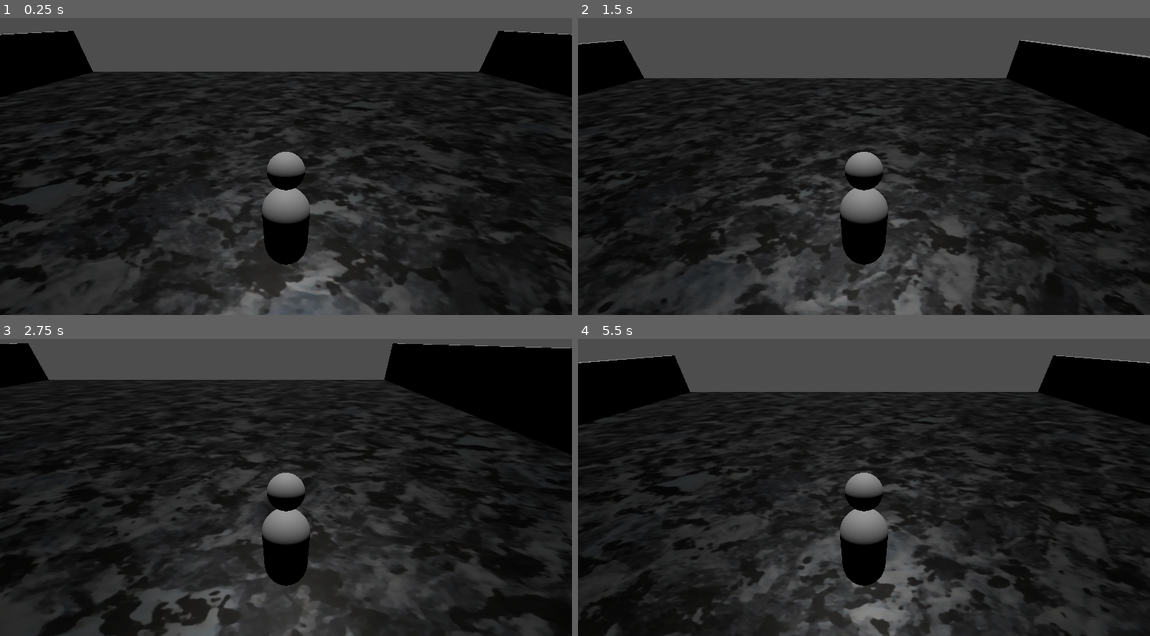
Above: before the commit, frames 1-4 (two rows, left to right).
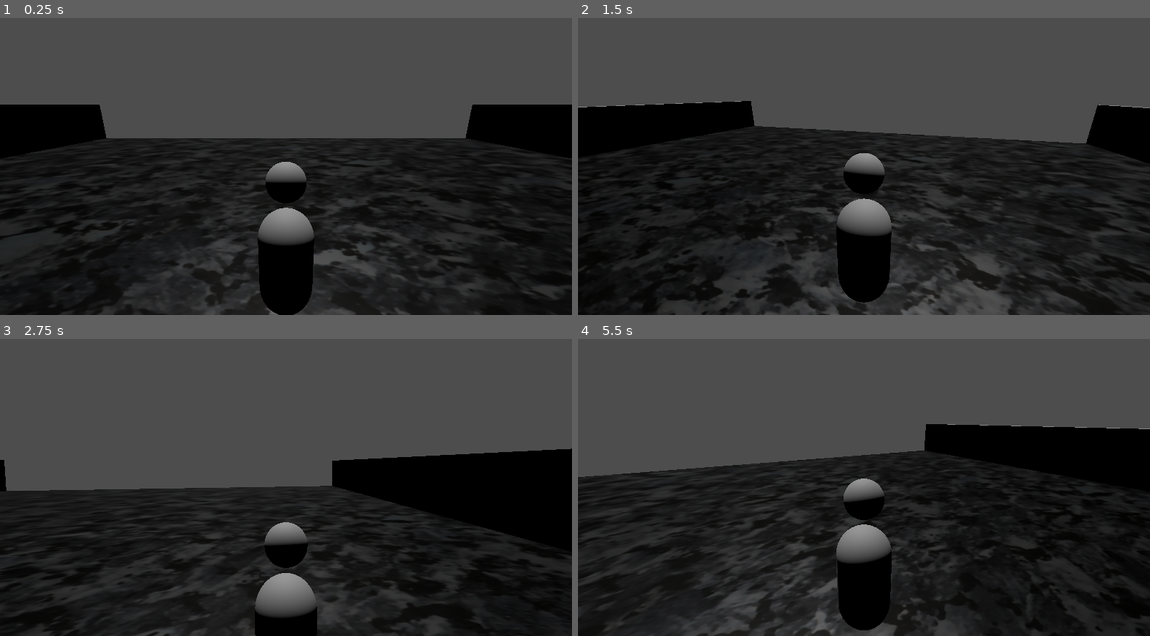
Above: after the commit, the same moments.

Repository: mswieboda/ld54-practice
Game: Godot game, scene res://scenes/main.tscn
The game is run twice, just before and just after one commit, with the same random seed, the same clock (stepped at 60 frames per second) and the same inputs.
Inputs (mouse positions are in pixels of both pictures, inside the frame that each line leads up to):
- Up to frame 1 (0.25 s): no input
- Up to frame 2 (1.5 s): move the mouse to (989, 136) at 0.52 s; hold D (right) 0.53-1.28 s; hold E (action, bound only after the commit) 0.53-1.28 s; tap Space (jump) at 0.77 s; move the mouse to (749, 169) at 1.27 s; hold S (down) from 1.28 s (still down); tap E (action, bound only after the commit) at 1.35 s
- Up to frame 3 (2.75 s): tap Space (jump) at 1.52 s; move the mouse to (343, 404) at 2.02 s; release S (down) at 2.03 s; hold D (right) from 2.03 s (still down); hold E (action, bound only after the commit) from 2.03 s (still down)
- Up to frame 4 (5.5 s): move the mouse to (835, 540) at 2.77 s; release D (right) at 2.78 s; release E (action, bound only after the commit) at 2.78 s; hold W (up) 2.78-3.53 s; tap E (action, bound only after the commit) at 2.85, 4.35 s; tap Space (jump) at 3.02, 3.77, 4.52 s; move the mouse to (1035, 523) at 3.52 s; hold E (action, bound only after the commit) 3.53-4.28 s; hold A (left) 3.53-5.03 s; tap Escape (ui_cancel) at 4.15 s; move the mouse to (692, 428) at 4.27 s; move the mouse to (892, 475) at 5.02 s; hold S (down) from 5.03 s (still down); hold E (action, bound only after the commit) from 5.03 s (still down)

The runs differ from the first frame. In frame 1, 38% of the frame differs, in the area x 0-100%, y 4-100%; in frame 2, 34%; in frame 3, 52%, in the area x 0-100%, y 1-100%; in frame 4, 40%.

Commit message:
adds player camera pivot and cam direction movement

Diff:
--- a/objs/player.gd
+++ b/objs/player.gd
@@ -3,12 +3,25 @@
 
 const SPEED = 7
 const JUMP_VELOCITY = 6
+const MOUSE_SENSITIVITY = 0.0013
+const MAX_VERTICAL_LOOK = 0.3
 
 # Get the gravity from the project settings to be synced with RigidBody nodes.
 var gravity = ProjectSettings.get_setting("physics/3d/default_gravity")
 
 
+func _ready():
+  Input.set_mouse_mode(Input.MOUSE_MODE_CAPTURED)
+
 func _physics_process(delta):
+  movement(delta)
+
+func _unhandled_input(event):
+  unhandled_input_actions(event)
+  camera_movement(event)
+  mouse_capture(event)
+
+func movement(delta):
   # add the gravity
   if not is_on_floor():
     velocity.y -= gravity * delta
@@ -28,3 +41,23 @@
     velocity.z = move_toward(velocity.z, 0, SPEED)
 
   move_and_slide()
+
+func camera_movement(event : InputEvent):
+  if Input.get_mouse_mode() != Input.MOUSE_MODE_CAPTURED:
+    return
+
+  if event is InputEventMouseMotion:
+    rotate_y(-event.relative.x * MOUSE_SENSITIVITY)
+    $cam_pivot.rotate_x(-event.relative.y * MOUSE_SENSITIVITY)
+    $cam_pivot.rotation.x = clamp($cam_pivot.rotation.x, -MAX_VERTICAL_LOOK, MAX_VERTICAL_LOOK)
+
+func mouse_capture(event : InputEvent):
+  if event.is_action_pressed("ui_cancel"):
+    if Input.get_mouse_mode() == Input.MOUSE_MODE_CAPTURED:
+      Input.set_mouse_mode(Input.MOUSE_MODE_VISIBLE)
+    else:
+      Input.set_mouse_mode(Input.MOUSE_MODE_CAPTURED)
+
+func unhandled_input_actions(event : InputEvent):
+  if event.is_action_pressed("action"):
+    print('>>> action button pressed!')
--- a/objs/player.tscn
+++ b/objs/player.tscn
@@ -12,6 +12,12 @@
 transform = Transform3D(1, 0, 0, 0, 1, 0, 0, 0, 1, 0, 2.59606, 0)
 script = ExtResource("1_iwcmm")
 
+[node name="cam_pivot" type="Node3D" parent="."]
+transform = Transform3D(1, 0, 0, 0, 0.971899, 0.235397, 0, -0.235397, 0.971899, 0, 2.81641, 3.29884)
+
+[node name="camera" type="Camera3D" parent="cam_pivot"]
+current = true
+
 [node name="collision" type="CollisionShape3D" parent="."]
 shape = SubResource("CapsuleShape3D_i4al3")
 
@@ -22,7 +28,3 @@
 transform = Transform3D(0.69, 0, 0, 0, 0.69, 0, 0, 0, 0.69, 0, 1.53597, 0)
 mesh = SubResource("SphereMesh_br882")
 skeleton = NodePath("../..")
-
-[node name="camera" type="Camera3D" parent="."]
-transform = Transform3D(1, 0, 0, 0, 0.840831, 0.541297, 0, -0.541297, 0.840831, 0, 3.83623, 3.02165)
-current = true
--- a/project.godot
+++ b/project.godot
@@ -46,3 +46,8 @@
 "events": [Object(InputEventKey,"resource_local_to_scene":false,"resource_name":"","device":-1,"window_id":0,"alt_pressed":false,"shift_pressed":false,"ctrl_pressed":false,"meta_pressed":false,"pressed":false,"keycode":0,"physical_keycode":32,"key_label":0,"unicode":32,"echo":false,"script":null)
 ]
 }
+action={
+"deadzone": 0.5,
+"events": [Object(InputEventKey,"resource_local_to_scene":false,"resource_name":"","device":-1,"window_id":0,"alt_pressed":false,"shift_pressed":false,"ctrl_pressed":false,"meta_pressed":false,"pressed":false,"keycode":0,"physical_keycode":69,"key_label":0,"unicode":101,"echo":false,"script":null)
+]
+}
